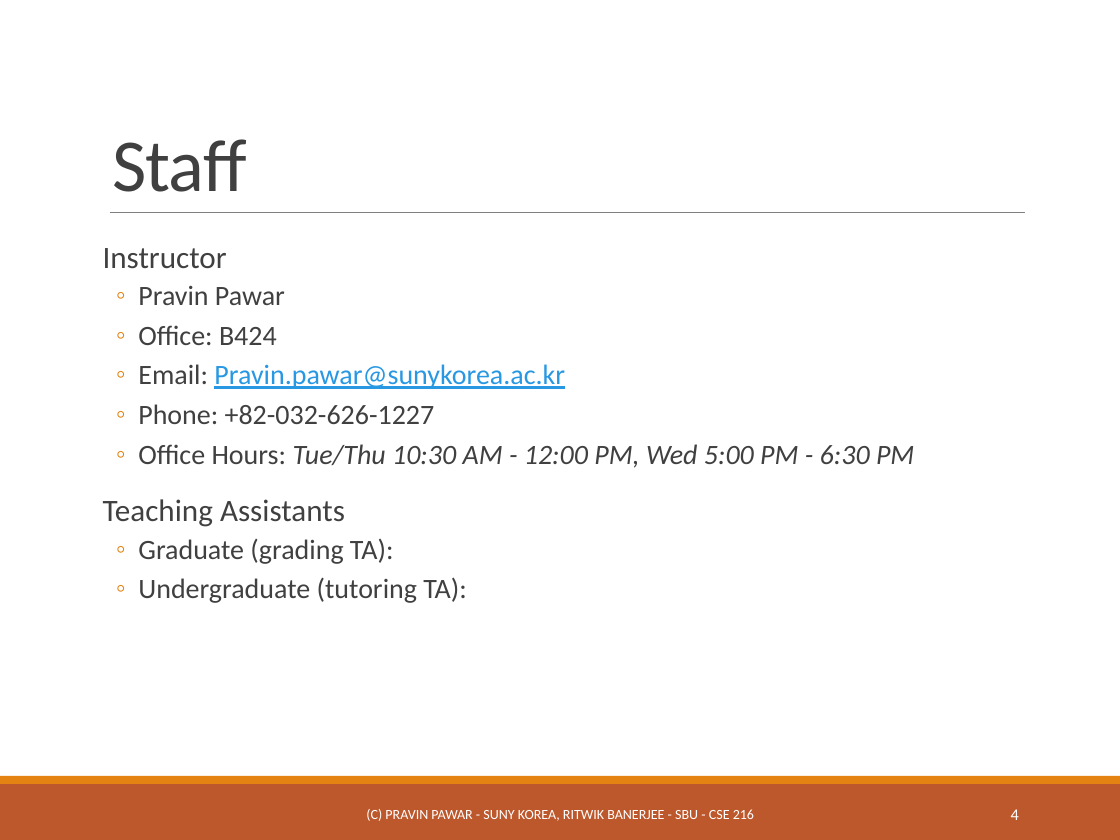
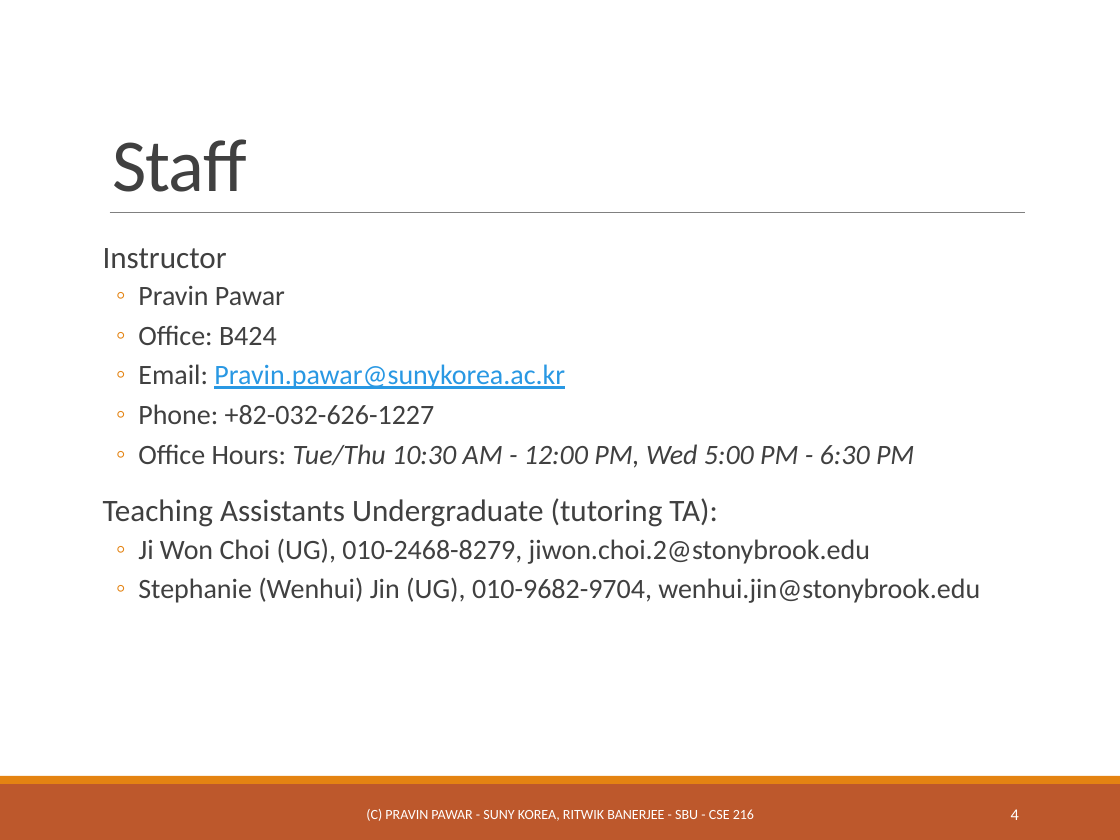
Before and after one commit to ppawar/ppawar.github.io, a slide deck: slide 4 of CSE216-S19/slides/PPT/CSE216_Lec0.pptx. Drawn at 1120x840 pixels with LibreOffice and Linux fonts; fonts in the diff are those of the drawing. Boxes give left, top, right and bottom in pixels: in the first picture for what was removed or moved away, otherwise in the second. Text is boxed around its words. In the diff, an @@ line names an element or a change of style, - is before the commit and + after.

```diff
--- a/CSE216-S19/slides/PPT/CSE216_Lec0.pptx
+++ b/CSE216-S19/slides/PPT/CSE216_Lec0.pptx
@@ text at [103, 498, 980, 603]: text changed @@
-  Teaching Assistants
-  ◦ Graduate (grading TA):
-  ◦ Undergraduate (tutoring TA):
+  Teaching Assistants Undergraduate (tutoring TA):
+  ◦ Ji Won Choi (UG), 010-2468-8279, jiwon.choi.2@stonybrook.edu
+  ◦ Stephanie (Wenhui) Jin (UG), 010-9682-9704, wenhui.jin@stonybrook.edu
```
Also in this commit, not shown: 2 other slides changed, 9 other files.
